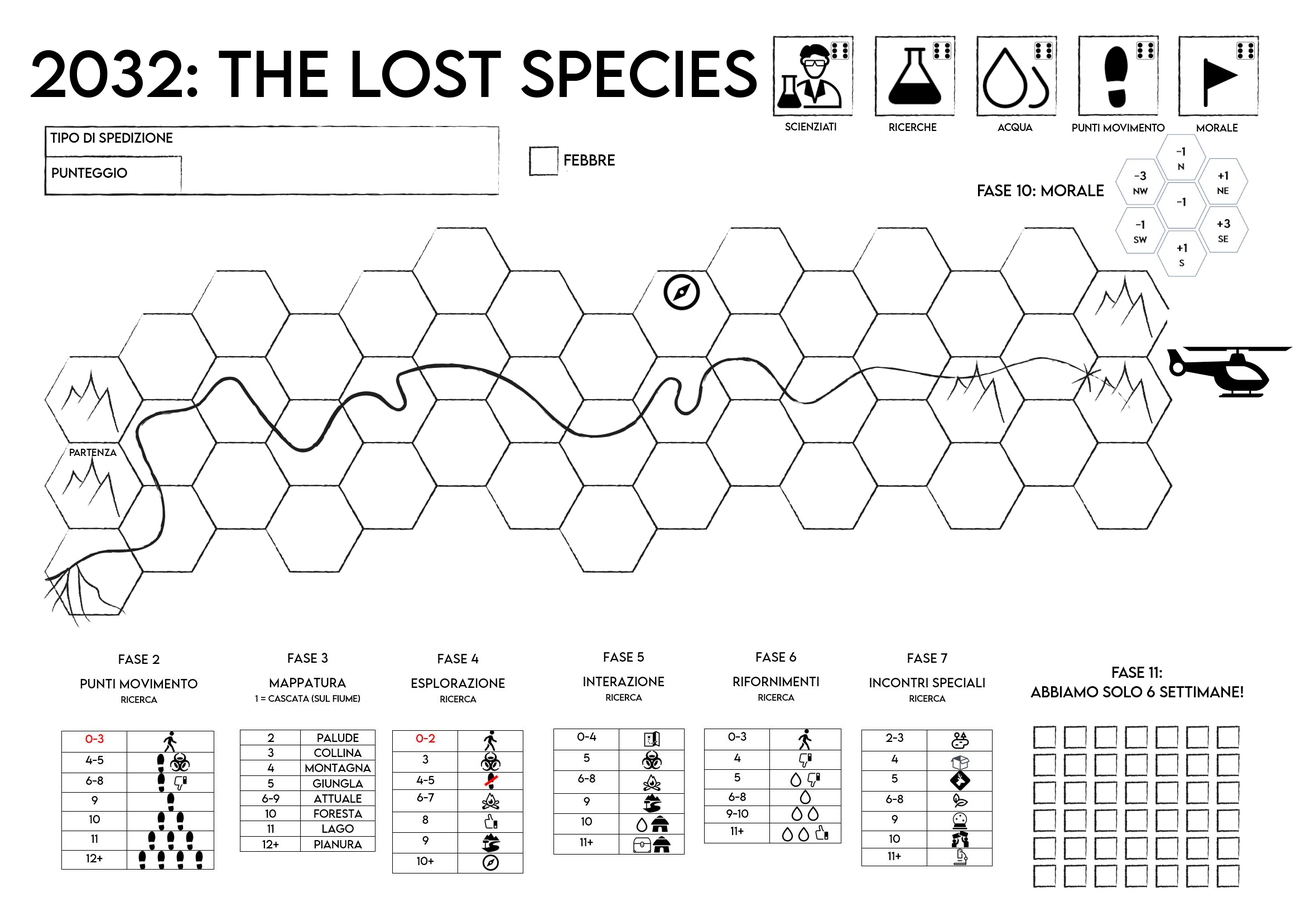
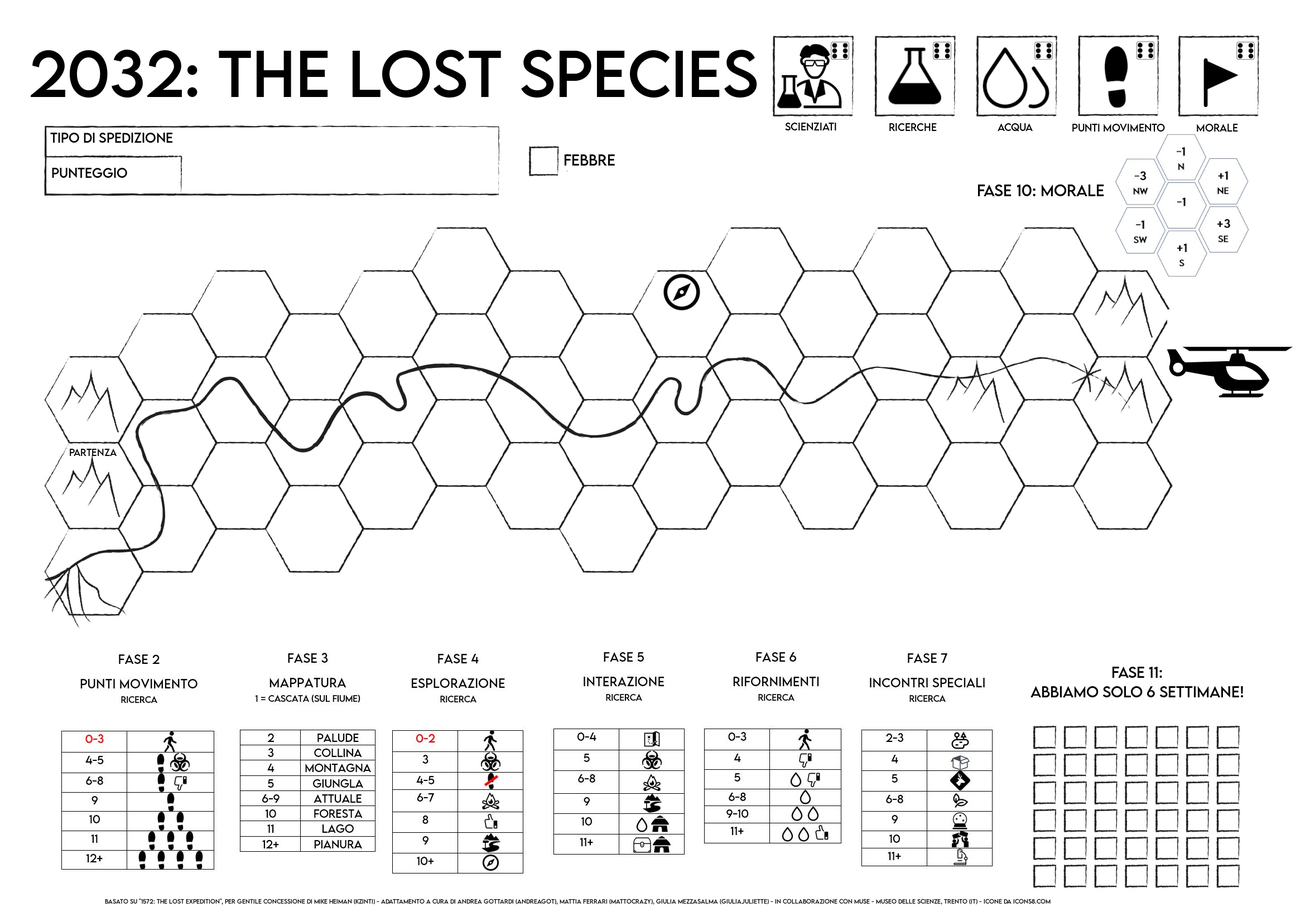
Revision of a layered 1305 × 922 image; what changed, layer by layer:
added layer "basato su '1572: the lost Exp..." above "Morale.JPG" over bbox(104, 899, 1051, 906)
